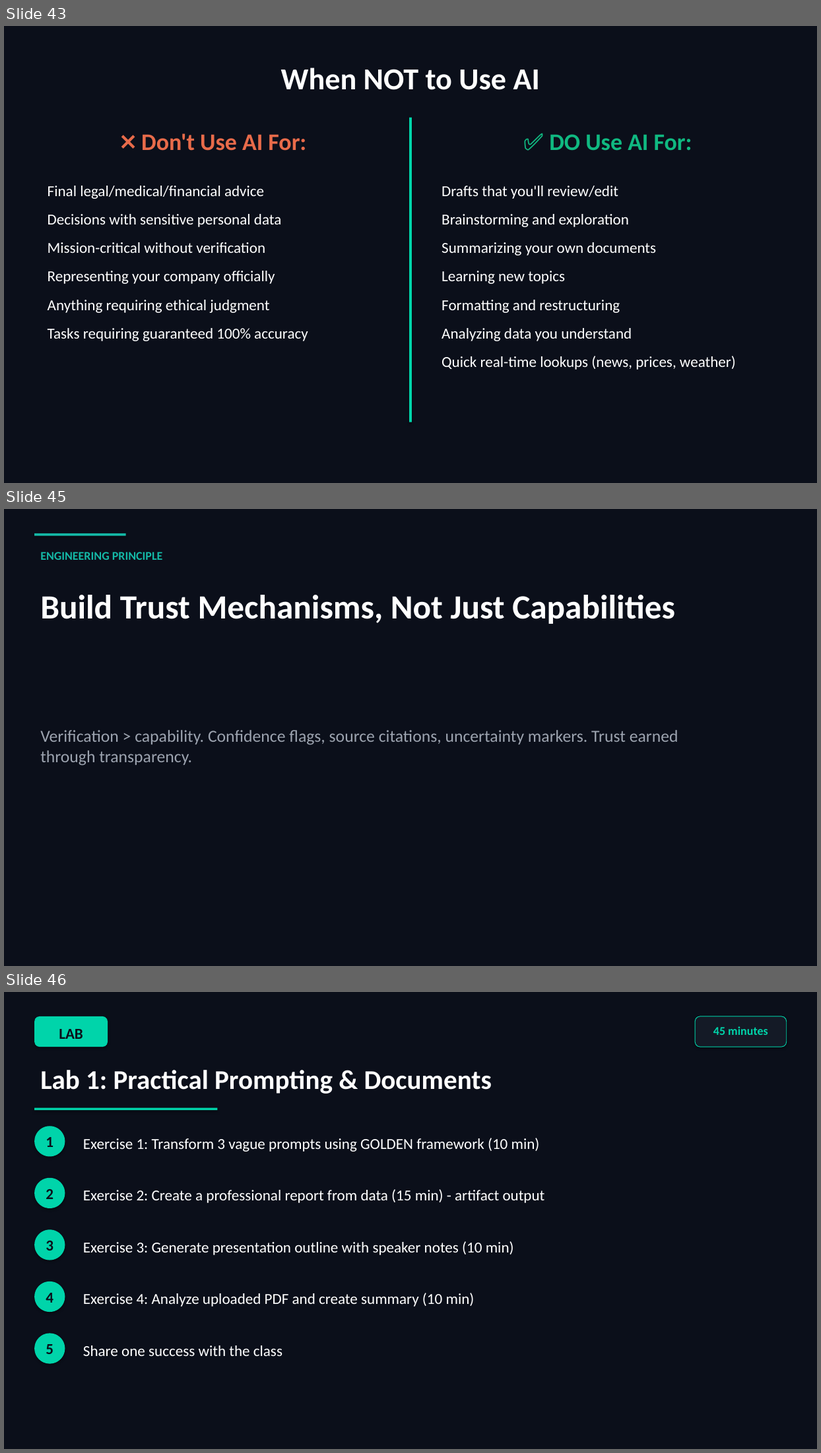
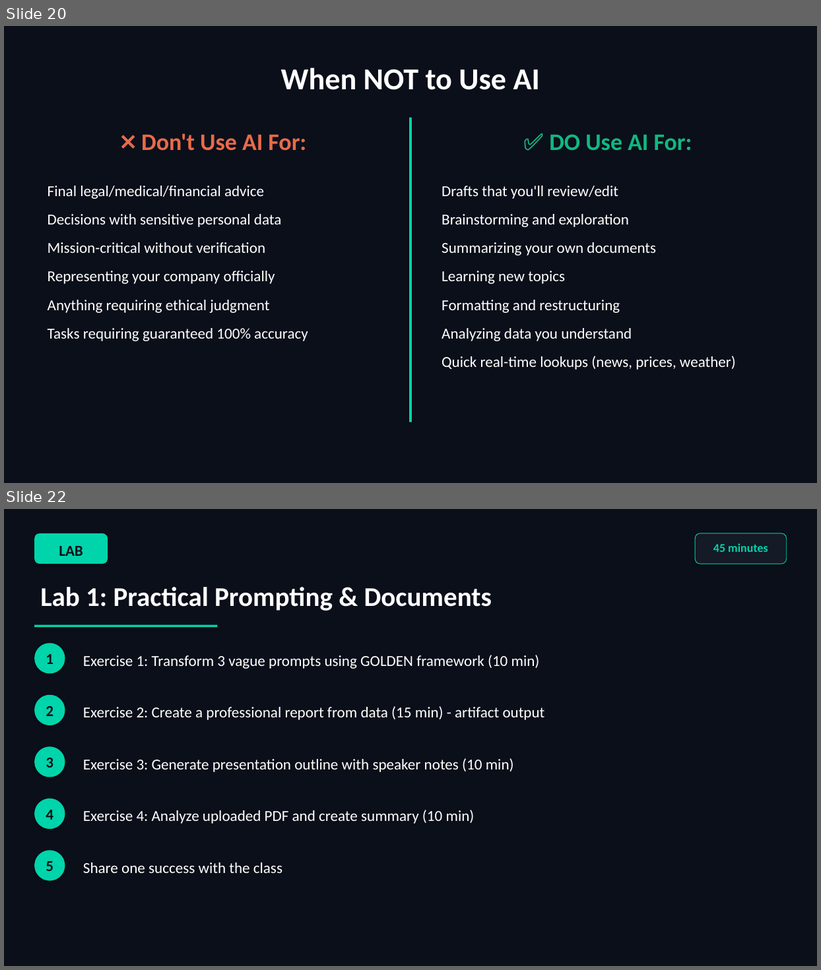
Before and after one commit to scottrhay/AIA-ClaudeCopilot, a slide deck: slides/Day1_Claude_for_Business.pptx. Shown one above the other, each under a label of ours: slides 43, 45 and 46 before the commit, slides 20 and 22 after it; the slides between them are not shown. The pictures are 821x1453 and 821x970 pixels, drawn with LibreOffice and Linux fonts; fonts in the diff are those of the drawing. Boxes give left, top, right and bottom in pixels: in the first picture for what was removed or moved away, otherwise in the second. Text is boxed around its words. In the diff, an @@ line names an element or a change of style, - is before the commit and + after.

```diff
--- a/slides/Day1_Claude_for_Business.pptx
+++ b/slides/Day1_Claude_for_Business.pptx
@@ slide 45 removed at (4,509,817,966), background #0B0F1A @@
@@ rectangle removed at (34,533,126,536) @@
@@ text removed at (40,552,163,560) @@
-ENGINEERING PRINCIPLE
@@ text removed at (40,595,675,624) @@
-Build Trust Mechanisms, Not Just Capabilities
@@ text removed at (40,730,679,766) @@
-Verification > capability. Confidence flags, source citations, uncertainty markers. Trust earned through transparency.
@@ what was slide 43 is now slide 20 @@
@@ what was slide 46 is now slide 22 @@
```
Also in this commit, not shown: 3 slides changed, 3 other slides removed.
